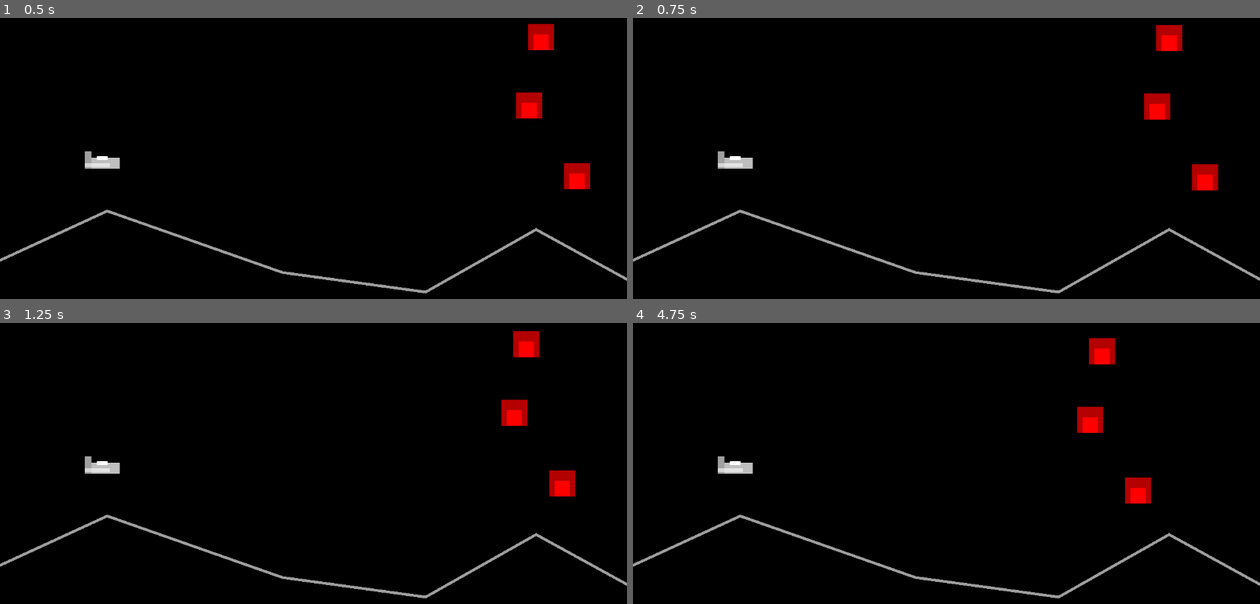
Above: before the commit, frames 1-4 (two rows, left to right).
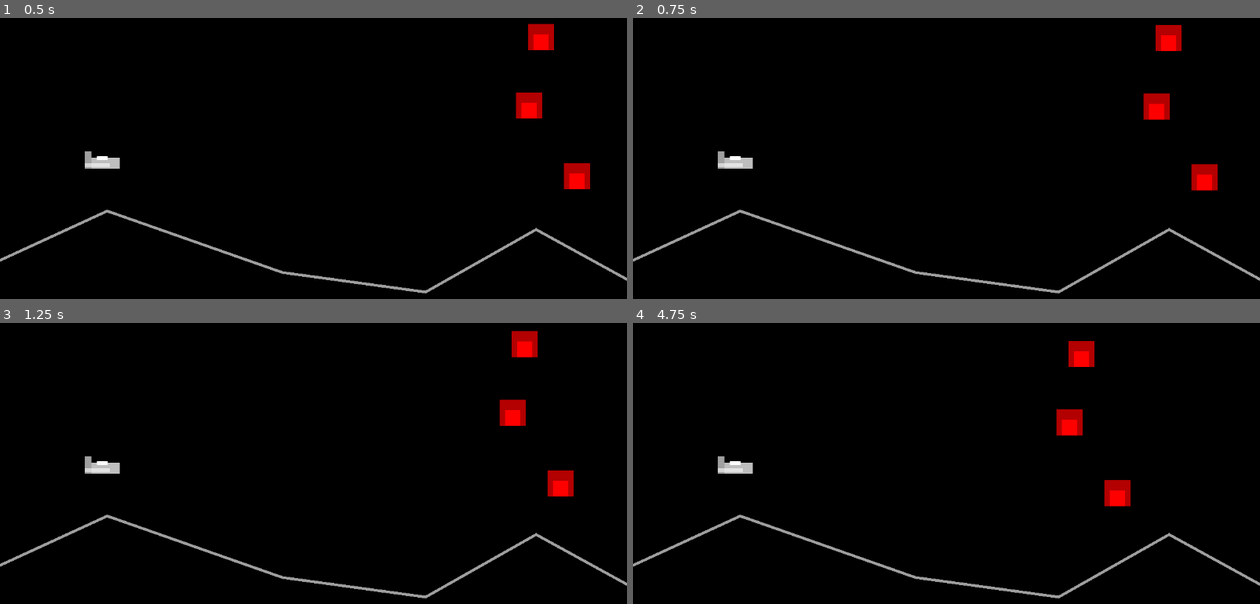
Above: after the commit, the same moments.

Repository: Toxe/godot-defender-clone
Game: Godot game, scene res://levels/main.tscn
Two runs of this game, one before a commit and one after it. Both use one fixed random seed, a clock stepped at 60 frames per second and the inputs below.
Inputs:
- Up to frame 1 (0.5 s): no input
- Up to frame 2 (0.75 s): no input
- Up to frame 3 (1.25 s): no input
- Up to frame 4 (4.75 s): no input

Frame 1 is identical in both runs. In frame 2, 0.1% of the frame differs, in the area x 81-94%, y 2-62%; in frame 3, 0.3%; in frame 4, 2.0%, in the area x 67-83%, y 5-66%.

Commit message:
Enemy: disable dampening and rotation

Diff:
--- a/G01_Defender/enemies/enemy.tscn
+++ b/G01_Defender/enemies/enemy.tscn
@@ -5,7 +5,9 @@
 
 [node name="Enemy" type="RigidBody2D"]
 gravity_scale = 0.0
+lock_rotation = true
 linear_velocity = Vector2(-40, 5)
+linear_damp_mode = 1
 
 [node name="CollisionShape2D" type="CollisionShape2D" parent="."]
 shape = SubResource("RectangleShape2D_pwgwy")
